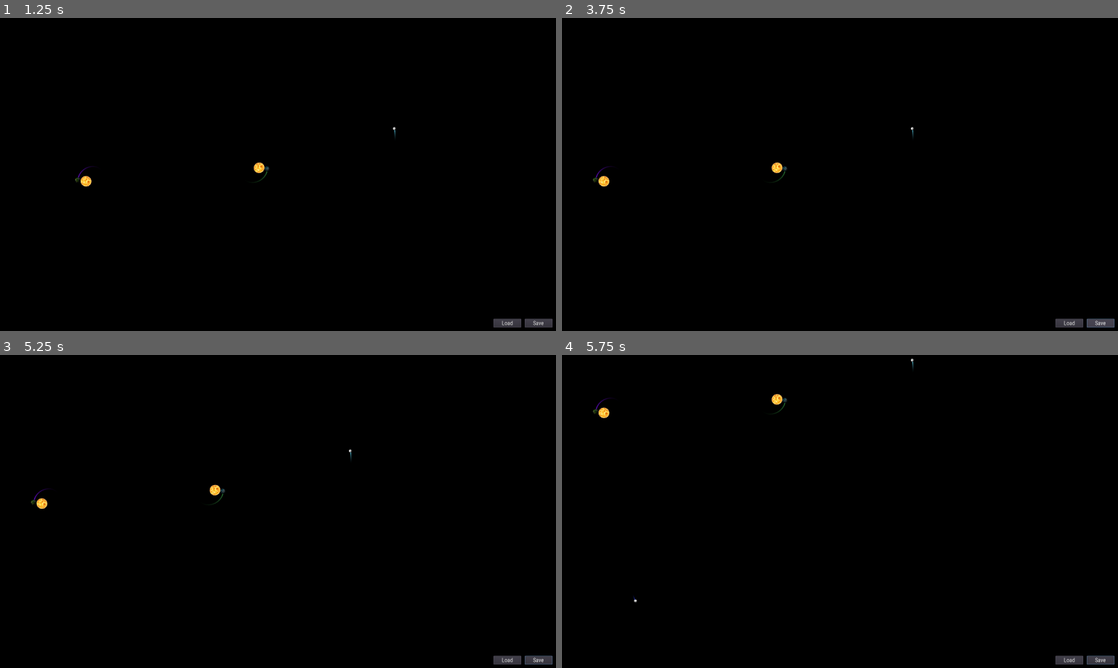
Above: before the commit, frames 1-4 (two rows, left to right).
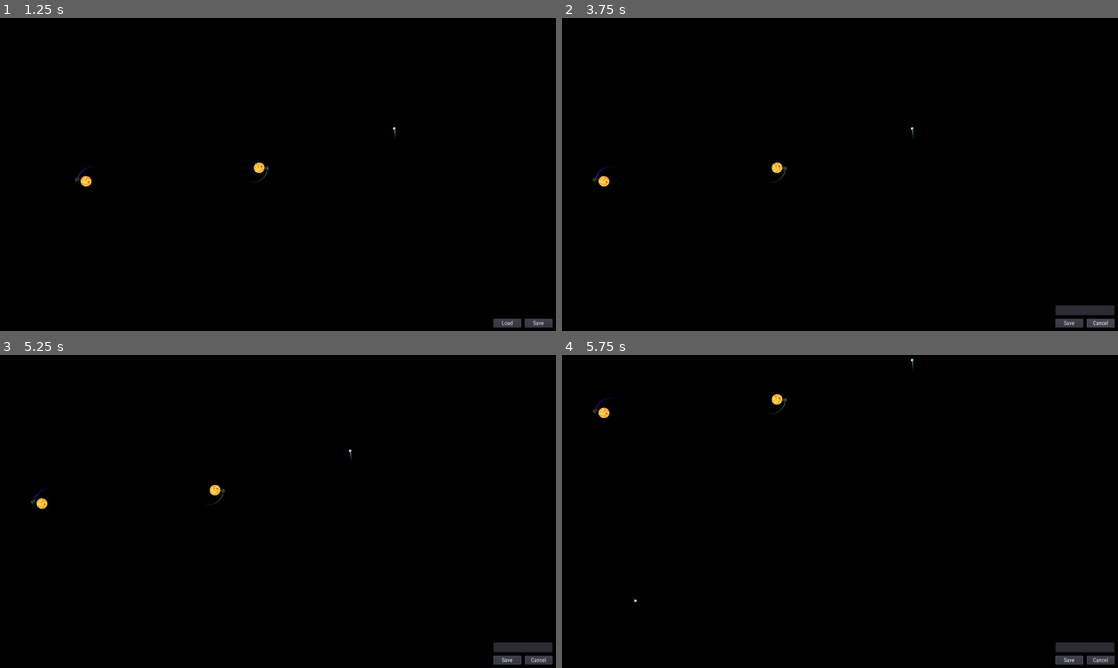
Above: after the commit, the same moments.

Repository: DimalexX/Orbits
Game: Godot game, scene res://Planets.tscn
The game is run twice, just before and just after one commit, with the same random seed, the same clock (stepped at 60 frames per second) and the same inputs.
Inputs (mouse positions are in pixels of both pictures, inside the frame that each line leads up to):
- Up to frame 1 (1.25 s): tap Enter at 0.5 s; move the mouse to (400, 158) at 0.52 s; hold Right (ui_right) from 0.53 s (still down); click (400, 158) at 0.67 s; tap Space (ui_select) at 0.77 s
- Up to frame 2 (3.75 s): release Right (ui_right) at 1.25 s; click "Load" at 1.25 s; click "Select" at 2 s; click "Cancel" at 2.75 s; click "Save" at 3.5 s
- Up to frame 3 (5.25 s): click "Save" at 4.25 s; move the mouse to (166, 527) at 5.02 s; hold Down (ui_down) from 5.03 s (still down)
- Up to frame 4 (5.75 s): keep holding Down (ui_down)

Frame 1 is identical in both runs. In frame 2, 0.4% of the frame differs, in the area x 88-100%, y 91-99%; in frame 3, 0.4%; in frame 4, 0.4%.

Commit message:
Диалог сохранения

Diff:
--- /dev/null
+++ b/FileNameEdit.tscn
@@ -0,0 +1,45 @@
+[gd_scene load_steps=2 format=2]
+
+[ext_resource path="res://Buttons.tscn" type="PackedScene" id=1]
+
+[node name="FileNameEdit" type="Control"]
+anchor_left = 1.0
+anchor_top = 1.0
+anchor_right = 1.0
+anchor_bottom = 1.0
+margin_left = -1600.0
+margin_top = -900.0
+
+[node name="VBoxContainer" type="VBoxContainer" parent="."]
+anchor_left = 1.0
+anchor_top = 1.0
+anchor_right = 1.0
+anchor_bottom = 1.0
+margin_left = -170.0
+margin_top = -64.0
+custom_constants/separation = 10
+alignment = 2
+
+[node name="LineEdit" type="LineEdit" parent="VBoxContainer"]
+margin_right = 170.0
+margin_bottom = 29.0
+rect_min_size = Vector2( 170, 0 )
+text = "Text to edit"
+
+[node name="Buttons" parent="VBoxContainer" instance=ExtResource( 1 )]
+anchor_left = 0.0
+anchor_top = 0.0
+anchor_right = 0.0
+anchor_bottom = 0.0
+margin_left = 0.0
+margin_top = 39.0
+margin_right = 170.0
+margin_bottom = 64.0
+
+[node name="Load" parent="VBoxContainer/Buttons" index="0"]
+text = "Save"
+
+[node name="Save" parent="VBoxContainer/Buttons" index="1"]
+text = "Cancel"
+
+[editable path="VBoxContainer/Buttons"]
--- a/Planets.gd
+++ b/Planets.gd
@@ -12,16 +12,23 @@
 const CAM_MOVE_SPEED = 600
 const INFO_TIMER = .1
 
+const USER_DIR_PATH = "user://"
+const SAVE_FILE_EXT = ".save"
+
 
 onready var PLANET = preload("res://Planet.tscn")
 
 onready var sol_camera = $Camera2D
-#onready var v_box_container: VBoxContainer = $UI/VBoxContainer
 onready	var planets_parent = $Planets
 
 onready var file_list: Control = $UI/VBoxContainer/HBoxContainer/FileLIst
 onready var file_item_list: ItemList = $UI/VBoxContainer/HBoxContainer/FileLIst/VBoxContainer/ItemList
+
+onready var file_name_edit: Control = $UI/VBoxContainer/HBoxContainer/FileNameEdit
+onready var file_name_line_edit: LineEdit = $UI/VBoxContainer/HBoxContainer/FileNameEdit/VBoxContainer/LineEdit
+
 onready var buttons: HBoxContainer = $UI/VBoxContainer/HBoxContainer/Buttons
+
 onready var planet_info: Control = $UI/VBoxContainer/HBoxContainer/PlanetInfo
 onready var info_img = $UI/VBoxContainer/HBoxContainer/PlanetInfo/HBoxContainer/PlanetIMG
 onready var info_name = $UI/VBoxContainer/HBoxContainer/PlanetInfo/HBoxContainer/VBoxContainer/PlanetName
@@ -97,8 +104,6 @@
 		info_speed.text = "Speed: " + str(stepify(selected_planet.linear_velocity.length(), 0.1))
 		var g_p: Vector2 = selected_planet.global_position
 		info_position.text = "Position: (" + str(stepify(g_p.x, 0.1)) + ", " + str(stepify(g_p.y, 0.1)) + ")"
-#	elif planet_info.visible:
-#		planet_info.hide()
 
 
 func calc_mass_center() -> Vector2:
@@ -204,7 +209,8 @@
 
 func _on_Save_pressed():
 	print("_on_Save_pressed")
-	save_orbits()
+	file_name_line_edit.text = ""
+	show_hide_file_name_edit(true)
 
 
 func show_hide_file_list(_show):
@@ -217,9 +223,24 @@
 	dialog_on_screen = _show
 
 
+func show_hide_file_name_edit(_show):
+	if _show:
+		buttons.hide()
+		file_name_edit.show()
+	else:
+		buttons.show()
+		file_name_edit.hide()
+	dialog_on_screen = _show
+
+
 func _on_Cancel_pressed() -> void:
 	print("_on_Cancel_pressed")
 	show_hide_file_list(false)
+
+
+func _on_Save_Cancel_pressed() -> void:
+	print("_on_Save_Cancel_pressed")
+	show_hide_file_name_edit(false)
 
 
 func _on_Select_pressed() -> void:
@@ -229,9 +250,17 @@
 		show_hide_file_list(false)
 
 
-func save_orbits():
+func _on_Save_Select_pressed() -> void:
+	print("_on_Save_Select_pressed")
+	if file_name_line_edit.text.is_valid_filename():
+		save_orbits(file_name_line_edit.text)
+#		load_orbits(file_item_list.get_item_text(file_item_list.get_selected_items()[0]))
+		show_hide_file_name_edit(false)
+
+
+func save_orbits(file_name):
 	var save_file = File.new()
-	save_file.open("user://orbits.save", File.WRITE)
+	save_file.open(USER_DIR_PATH + file_name + SAVE_FILE_EXT, File.WRITE)
 	for p in planets:
 		# Check the node is an instanced scene so it can be instanced again during load.
 		if p.filename.empty():
@@ -255,7 +284,7 @@
 		dir.list_dir_begin(true, true)
 		var file = dir.get_next()
 		while file != "":
-			if not dir.current_is_dir() and file.rsplit(".", true, 1)[1] == "save":
+			if not dir.current_is_dir() and file.ends_with(SAVE_FILE_EXT):
 				files.append(file)
 			file = dir.get_next()
 		dir.list_dir_end()
@@ -265,7 +294,7 @@
 
 
 func show_file_list():
-	var save_files = get_save_files("user://")
+	var save_files = get_save_files(USER_DIR_PATH)
 	file_item_list.clear()
 	show_hide_file_list(true)
 	for f in save_files:
@@ -273,8 +302,9 @@
 
 
 func load_orbits(selected_file):
+	print(selected_file)
 	var load_file = File.new()
-	if not load_file.file_exists("user://" + selected_file):
+	if not load_file.file_exists(USER_DIR_PATH + selected_file):
 		print("Error! We don't have a save to load.")
 		return
 	# We need to revert the game state so we're not cloning objects
@@ -289,7 +319,7 @@
 	planets.clear()
 	# Load the file line by line and process that dictionary to restore
 	# the object it represents.
-	load_file.open("user://orbits.save", File.READ)
+	load_file.open(USER_DIR_PATH + selected_file, File.READ)
 	while load_file.get_position() < load_file.get_len():
 		# Get the saved dictionary from the next line in the save file
 		var node_data = parse_json(load_file.get_line())
--- a/Planets.tscn
+++ b/Planets.tscn
@@ -8,6 +8,7 @@
 [ext_resource path="res://IMG/P01.png" type="Texture" id=6]
 [ext_resource path="res://IMG/P03.png" type="Texture" id=7]
 [ext_resource path="res://FileLIst.tscn" type="PackedScene" id=8]
+[ext_resource path="res://FileNameEdit.tscn" type="PackedScene" id=9]
 
 [node name="Orbits" type="Node2D"]
 pause_mode = 2
@@ -45,13 +46,31 @@
 anchor_top = 0.0
 anchor_right = 0.0
 anchor_bottom = 0.0
-margin_left = 1406.0
-margin_top = 0.0
-margin_right = 1406.0
+margin_left = 1580.0
+margin_top = 32.0
+margin_right = 1580.0
 margin_bottom = 32.0
+size_flags_horizontal = 8
+size_flags_vertical = 8
+
+[node name="ItemList" parent="UI/VBoxContainer/HBoxContainer/FileLIst/VBoxContainer" index="0"]
+items = [ "Test 01", null, false, "Test 01", null, false, "Test 01", null, false, "Test 01", null, false, "Test 01", null, false ]
 
 [node name="Load" parent="UI/VBoxContainer/HBoxContainer/FileLIst/VBoxContainer/Buttons" index="0"]
 text = "Select"
+
+[node name="FileNameEdit" parent="UI/VBoxContainer/HBoxContainer" instance=ExtResource( 9 )]
+visible = false
+anchor_left = 0.0
+anchor_top = 0.0
+anchor_right = 0.0
+anchor_bottom = 0.0
+margin_left = 1576.0
+margin_top = 32.0
+margin_right = 1576.0
+margin_bottom = 32.0
+size_flags_horizontal = 8
+size_flags_vertical = 8
 
 [node name="Buttons" parent="UI/VBoxContainer/HBoxContainer" instance=ExtResource( 1 )]
 visible = false
@@ -111,11 +130,15 @@
 
 [connection signal="pressed" from="UI/VBoxContainer/HBoxContainer/FileLIst/VBoxContainer/Buttons/Load" to="." method="_on_Select_pressed"]
 [connection signal="pressed" from="UI/VBoxContainer/HBoxContainer/FileLIst/VBoxContainer/Buttons/Save" to="." method="_on_Cancel_pressed"]
+[connection signal="pressed" from="UI/VBoxContainer/HBoxContainer/FileNameEdit/VBoxContainer/Buttons/Load" to="." method="_on_Save_Select_pressed"]
+[connection signal="pressed" from="UI/VBoxContainer/HBoxContainer/FileNameEdit/VBoxContainer/Buttons/Save" to="." method="_on_Save_Cancel_pressed"]
 [connection signal="pressed" from="UI/VBoxContainer/HBoxContainer/Buttons/Load" to="." method="_on_Load_pressed"]
 [connection signal="pressed" from="UI/VBoxContainer/HBoxContainer/Buttons/Save" to="." method="_on_Save_pressed"]
 
 [editable path="UI/VBoxContainer/HBoxContainer/FileLIst"]
 [editable path="UI/VBoxContainer/HBoxContainer/FileLIst/VBoxContainer/Buttons"]
+[editable path="UI/VBoxContainer/HBoxContainer/FileNameEdit"]
+[editable path="UI/VBoxContainer/HBoxContainer/FileNameEdit/VBoxContainer/Buttons"]
 [editable path="UI/VBoxContainer/HBoxContainer/Buttons"]
 [editable path="Planets/Sol"]
 [editable path="Planets/Sol2"]
Not shown: 1 places in Planets.tscn that only renumber resources
Not shown, changed: todo.txt
